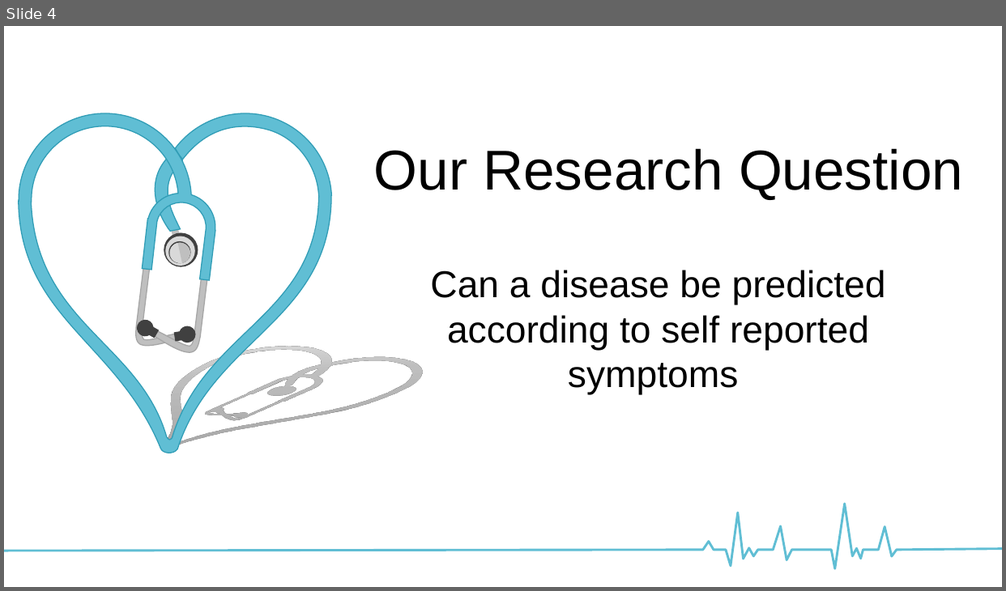
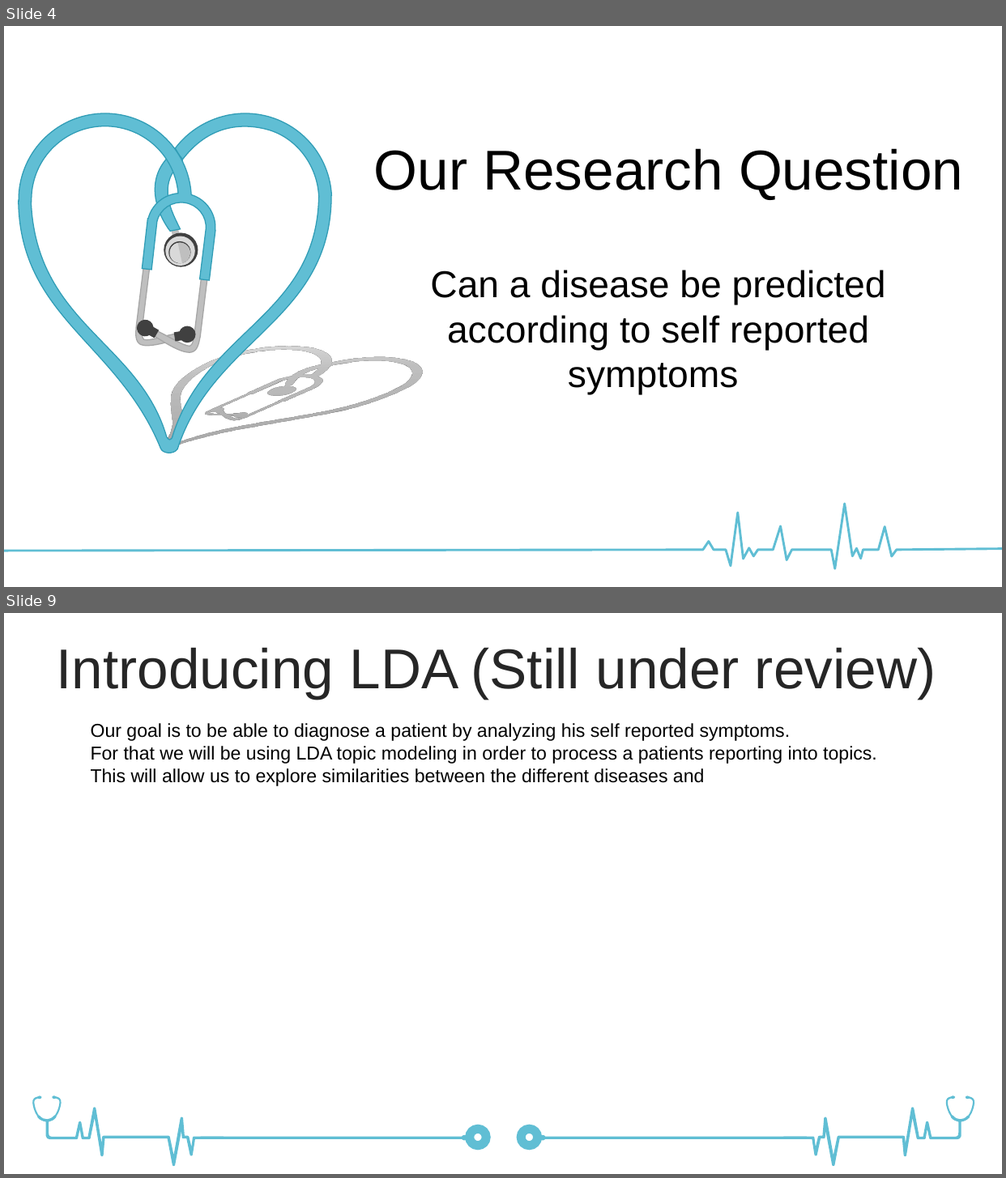
Before and after one commit to eliorsastiel1/disease-project, a slide deck: final.pptx. Shown one above the other, each under a label of ours: slide 4 before the commit, slides 4 and 9 after it; the slides between them are not shown. The pictures are 1006x591 and 1006x1178 pixels, drawn with LibreOffice and Linux fonts; fonts in the diff are those of the drawing. Boxes give left, top, right and bottom in pixels: in the first picture for what was removed or moved away, otherwise in the second. Text is boxed around its words. In the diff, an @@ line names an element or a change of style, - is before the commit and + after.

```diff
--- a/final.pptx
+++ b/final.pptx
@@ slide 9 added at [4, 613, 1002, 1174], background #FFFFFF @@
@@ text added at [57, 647, 936, 699], 54 pt, text #262626 @@
+Introducing LDA (Still under review)
@@ text added at [91, 723, 877, 786], 18 pt, text #000000 @@
+Our goal is to be able to diagnose a patient by analyzing his self reported symptoms.
+For that we will be using LDA topic modeling in order to process a patients reporting into topics.
+This will allow us to explore similarities between the different diseases and
@@ group added at [32, 1096, 488, 1166]: 2 freeform shapes, 1 rounded rectangle, 1 rectangle @@
@@ group added at [519, 1096, 975, 1166]: 2 freeform shapes, 1 rounded rectangle, 1 rectangle @@
```
Also in this commit, not shown: 1 slide changed, 3 other slides added.
